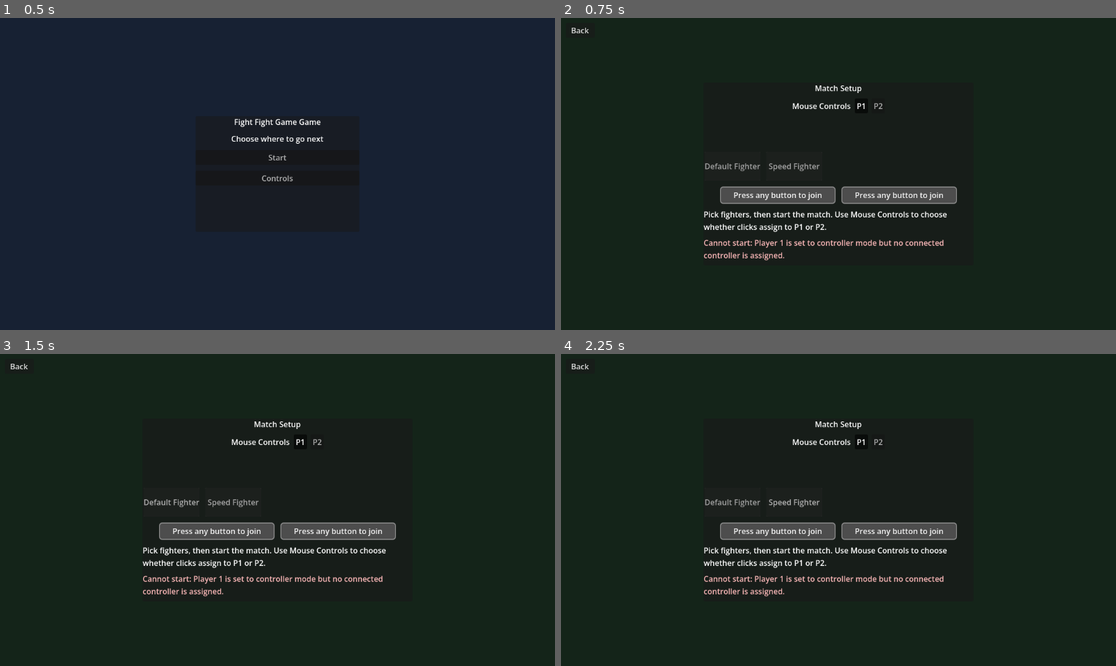
Above: before the commit, frames 1-4 (two rows, left to right).
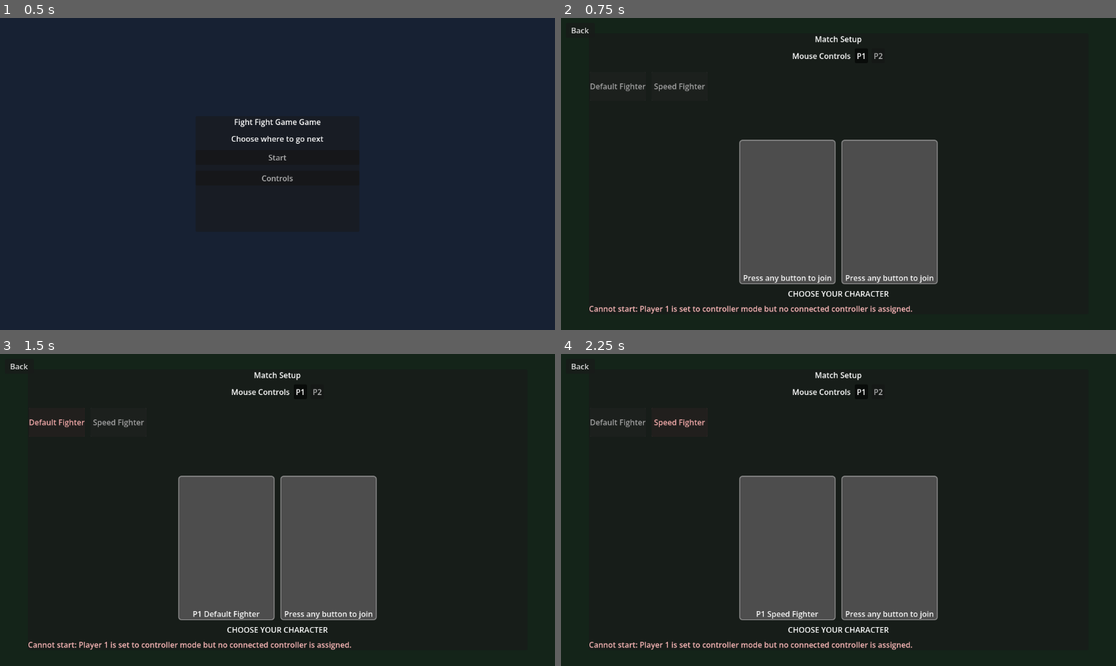
Above: after the commit, the same moments.

Repository: GitLlamma/Fight-Fight-Game-Game
Game: Godot game, scene res://scenes/main.tscn
Two runs of this game, one before a commit and one after it. Both use one fixed random seed, a clock stepped at 60 frames per second and the inputs below.
Inputs:
- Up to frame 1 (0.5 s): no input
- Up to frame 2 (0.75 s): click "Start" at 0.5 s
- Up to frame 3 (1.5 s): click "Default Fighter" at 1.25 s
- Up to frame 4 (2.25 s): click "Speed Fighter" at 2 s

Frame 1 is identical in both runs. In frame 2, 17% of the frame differs, in the area x 5-72%, y 5-95%; in frame 3, 17%; in frame 4, 17%.

Commit message:
Updated character select screen

Diff:
--- a/GodotFiles/fight-fight-game-game/scenes/ui/hud.tscn
+++ b/GodotFiles/fight-fight-game-game/scenes/ui/hud.tscn
@@ -88,21 +88,21 @@
 color = Color(0.08, 0.14, 0.1, 1)
 
 [node name="CharacterSelectScreen" type="PanelContainer" parent="."]
-anchor_left = 0.5
-anchor_top = 0.5
-anchor_right = 0.5
-anchor_bottom = 0.5
-offset_left = -280.0
-offset_top = -190.0
-offset_right = 280.0
-offset_bottom = 190.0
+anchor_left = 0.05
+anchor_top = 0.05
+anchor_right = 0.95
+anchor_bottom = 0.95
+offset_left = 0.0
+offset_top = 0.0
+offset_right = 0.0
+offset_bottom = 0.0
 
 [node name="SelectContent" type="VBoxContainer" parent="CharacterSelectScreen"]
 offset_left = 18.0
 offset_top = 18.0
-offset_right = 542.0
-offset_bottom = 362.0
-theme_override_constants/separation = 10
+offset_right = -18.0
+offset_bottom = -18.0
+theme_override_constants/separation = 8
 
 [node name="TitleLabel" type="Label" parent="CharacterSelectScreen/SelectContent"]
 text = "Match Setup"
@@ -152,33 +152,34 @@
 theme_override_constants/separation = 12
 
 [node name="P1LockPanel" type="PanelContainer" parent="CharacterSelectScreen/SelectContent/LockStatusRow"]
-custom_minimum_size = Vector2(240, 36)
+custom_minimum_size = Vector2(200, 300)
 
 [node name="P1LockLabel" type="Label" parent="CharacterSelectScreen/SelectContent/LockStatusRow/P1LockPanel"]
 horizontal_alignment = 1
+vertical_alignment = 2
+size_flags_vertical = 3
 text = "P1 Unlocked"
 clip_text = true
 
 [node name="P2LockPanel" type="PanelContainer" parent="CharacterSelectScreen/SelectContent/LockStatusRow"]
-custom_minimum_size = Vector2(240, 36)
+custom_minimum_size = Vector2(200, 300)
 
 [node name="P2LockLabel" type="Label" parent="CharacterSelectScreen/SelectContent/LockStatusRow/P2LockPanel"]
 horizontal_alignment = 1
+vertical_alignment = 2
+size_flags_vertical = 3
 text = "P2 Unlocked"
 clip_text = true
 
 [node name="HintLabel" type="Label" parent="CharacterSelectScreen/SelectContent"]
-text = "Pick fighters, then start the match. Use Mouse Controls to choose whether clicks assign to P1 or P2."
+text = "CHOOSE YOUR CHARACTER"
+horizontal_alignment = 1
 autowrap_mode = 3
 
 [node name="StartWarningLabel" type="Label" parent="CharacterSelectScreen/SelectContent"]
 visible = false
 text = "Controller assignment warning"
 autowrap_mode = 3
-
-[node name="SelectActions" type="HBoxContainer" parent="CharacterSelectScreen/SelectContent"]
-alignment = 1
-theme_override_constants/separation = 12
 
 [node name="BackToMainMenuButton" type="Button" parent="CharacterSelectBackground"]
 offset_left = 10.0
--- a/GodotFiles/fight-fight-game-game/scripts/hud.gd
+++ b/GodotFiles/fight-fight-game-game/scripts/hud.gd
@@ -22,6 +22,7 @@
 @onready var p1_lock_label = $CharacterSelectScreen/SelectContent/LockStatusRow/P1LockPanel/P1LockLabel
 @onready var p2_lock_panel = $CharacterSelectScreen/SelectContent/LockStatusRow/P2LockPanel
 @onready var p2_lock_label = $CharacterSelectScreen/SelectContent/LockStatusRow/P2LockPanel/P2LockLabel
+@onready var character_select_hint_label = $CharacterSelectScreen/SelectContent/HintLabel
 @onready var mouse_owner_p1_button = $CharacterSelectScreen/SelectContent/MouseOwnerRow/MouseOwnerP1Button
 @onready var mouse_owner_p2_button = $CharacterSelectScreen/SelectContent/MouseOwnerRow/MouseOwnerP2Button
 @onready var character_grid = $CharacterSelectScreen/SelectContent/CharacterGrid
@@ -115,6 +116,8 @@
 const PLAYER_LOCK_PANEL_IDLE_COLOR := Color(0.3, 0.3, 0.3, 1.0)
 const PLAYER_LOCK_PANEL_IDLE_BORDER_COLOR := Color(0.55, 0.55, 0.55, 1.0)
 const PLAYER_LOCK_PANEL_TEXT_COLOR := Color(0.98, 0.98, 0.98, 1.0)
+const CHARACTER_SELECT_HINT_DEFAULT := "CHOOSE YOUR CHARACTER"
+const CHARACTER_SELECT_HINT_READY := "PRESS START/ENTER"
 const MAIN_MENU_TARGET_START: StringName = &"start"
 const MAIN_MENU_TARGET_CONTROLS: StringName = &"controls"
 const REQUIRED_REBIND_ACTIONS: Array[StringName] = [
@@ -411,6 +414,7 @@
 	return character_ids_by_index[selected_index]
 
 func _refresh_character_previews() -> void:
+	_refresh_character_select_hint_label()
 	_refresh_lock_status_panels()
 	_refresh_character_grid_visuals()
 
@@ -474,13 +478,17 @@
 		return
 
 	if mouse_owner_player_number == 2:
+		_set_character_select_player_active(2, true)
 		_set_character_select_cursor_index(2, cursor_index)
+		_set_character_select_player_selected(2, true)
 		_set_character_select_locked(2, false)
 		_select_character_option(p2_character_option, character_id)
 		_on_character_option_changed(p2_character_option.selected)
 		return
 
+	_set_character_select_player_active(1, true)
 	_set_character_select_cursor_index(1, cursor_index)
+	_set_character_select_player_selected(1, true)
 	_set_character_select_locked(1, false)
 	_select_character_option(p1_character_option, character_id)
 	_on_character_option_changed(p1_character_option.selected)
@@ -501,6 +509,7 @@
 		character_select_player_state[player_number] = {
 			"active": false,
 			"locked": false,
+			"selected": false,
 			"cursor_index": _get_selected_index_for_player(player_number),
 			"device_id": -1,
 		}
@@ -640,6 +649,7 @@
 			continue
 		state["active"] = true
 		state["locked"] = false
+		state["selected"] = false
 		state["device_id"] = device_id
 		character_select_player_state[player_number] = state
 		character_select_device_to_player[device_id] = player_number
@@ -675,6 +685,20 @@
 	state["locked"] = locked
 	character_select_player_state[player_number] = state
 
+func _set_character_select_player_selected(player_number: int, selected: bool) -> void:
+	var state: Dictionary = character_select_player_state.get(player_number, {})
+	if state.is_empty():
+		return
+	state["selected"] = selected
+	character_select_player_state[player_number] = state
+
+func _set_character_select_player_active(player_number: int, active: bool) -> void:
+	var state: Dictionary = character_select_player_state.get(player_number, {})
+	if state.is_empty():
+		return
+	state["active"] = active
+	character_select_player_state[player_number] = state
+
 func _move_character_select_cursor(player_number: int, move_x: int, move_y: int) -> void:
 	if character_ids_by_index.is_empty():
 		return
@@ -723,6 +747,7 @@
 		_select_character_option(p1_character_option, character_id)
 
 	state["locked"] = true
+	state["selected"] = true
 	character_select_player_state[player_number] = state
 	_refresh_character_previews()
 
@@ -734,6 +759,7 @@
 		return
 
 	state["locked"] = false
+	state["selected"] = false
 	character_select_player_state[player_number] = state
 	_refresh_character_previews()
 
@@ -859,14 +885,32 @@
 func _has_valid_character_selection_for_players() -> bool:
 	if character_ids_by_index.is_empty():
 		return false
+	if not _is_character_player_active(1) or not _is_character_player_active(2):
+		return false
+	if not _is_character_player_selected(1) or not _is_character_player_selected(2):
+		return false
 
 	var p1_character: StringName = _get_selected_character_id(p1_character_option)
 	var p2_character: StringName = _get_selected_character_id(p2_character_option)
 	return p1_character != &"" and p2_character != &""
 
+func _refresh_character_select_hint_label() -> void:
+	if character_select_hint_label == null:
+		return
+
+	if _can_controller_shortcut_start_match() or _can_keyboard_shortcut_start_match():
+		character_select_hint_label.text = CHARACTER_SELECT_HINT_READY
+		return
+
+	character_select_hint_label.text = CHARACTER_SELECT_HINT_DEFAULT
+
 func _get_character_player_cursor_index(player_number: int) -> int:
 	var state: Dictionary = character_select_player_state.get(player_number, {})
 	return int(state.get("cursor_index", -1))
+
+func _is_character_player_selected(player_number: int) -> bool:
+	var state: Dictionary = character_select_player_state.get(player_number, {})
+	return bool(state.get("selected", false))
 
 func _on_character_option_changed(_index: int) -> void:
 	_refresh_character_previews()
@@ -1264,6 +1308,7 @@
 		return
 	state["active"] = false
 	state["locked"] = false
+	state["selected"] = false
 	state["device_id"] = -1
 	character_select_player_state[player_number] = state
 	_refresh_character_previews()
@@ -1271,6 +1316,7 @@
 func _refresh_start_match_availability() -> void:
 	if character_select_start_warning_label == null:
 		return
+	_refresh_character_select_hint_label()
 
 	var controller_assignment_error: String = _get_match_start_controller_assignment_error()
 	var can_start: bool = controller_assignment_error.is_empty()
Not shown: 1 places in GodotFiles/fight-fight-game-game/scenes/ui/hud.tscn that only renumber resources
Not shown, changed: DOCUMENTATION.md
